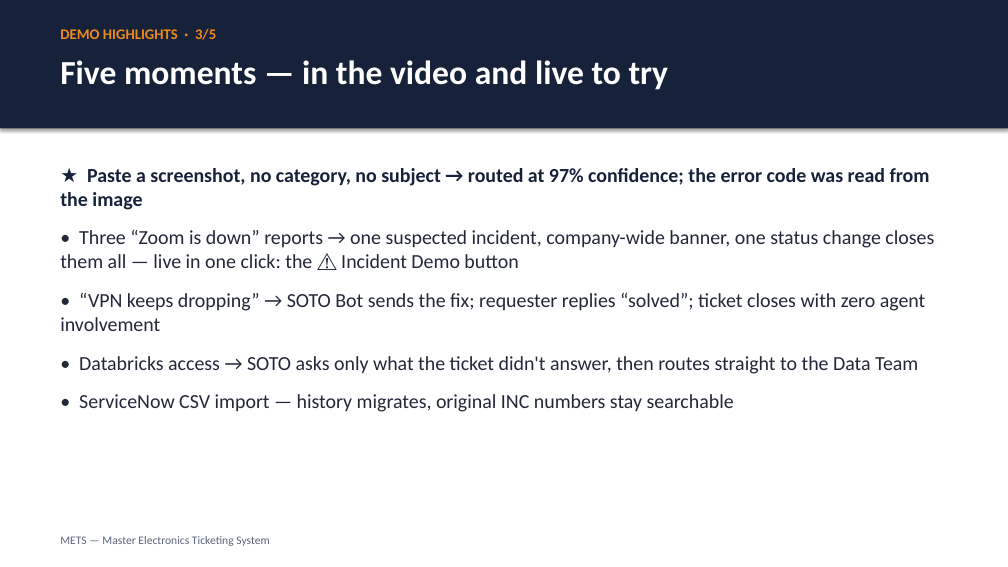
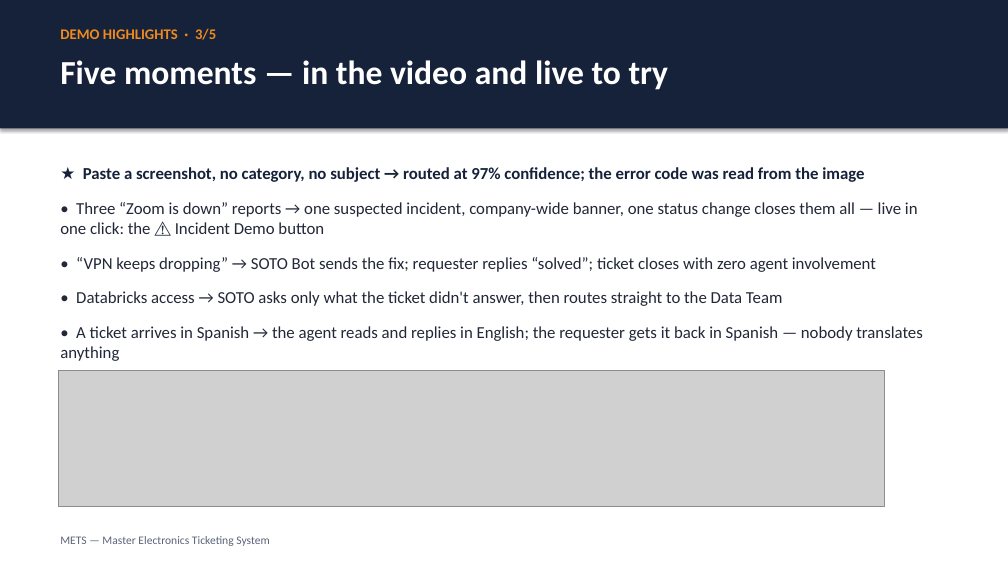
Before and after one commit to justin-rh/mets, a slide deck: slide 3 of docs/DECK.pptx. Drawn at 1008x567 pixels with LibreOffice and Linux fonts; fonts in the diff are those of the drawing; grey boxes stand for pictures. Boxes give left, top, right and bottom in pixels: in the first picture for what was removed or moved away, otherwise in the second. Text is boxed around its words. In the diff, an @@ line names an element or a change of style, - is before the commit and + after.

```diff
--- a/docs/DECK.pptx
+++ b/docs/DECK.pptx
@@ text at (60, 167, 918, 306): size 19 to 16 pt in "★ Paste a screenshot, no category, no ...", "• Three “Zoom is down” reports → ...", "• “VPN keeps dropping” → SOTO Bot ...", "• Databricks access → SOTO asks only ..." @@
@@ text at (60, 326, 922, 361): text changed; size 19 to 16 pt @@
-• ServiceNow CSV import — history migrates, original INC numbers stay searchable
+• A ticket arrives in Spanish → the agent reads and replies in English; the requester gets it back in Spanish — nobody translates anything
@@ picture added at (58, 371, 885, 507) @@
```
Also in this commit, not shown: 4 other slides changed, 1 other file.
